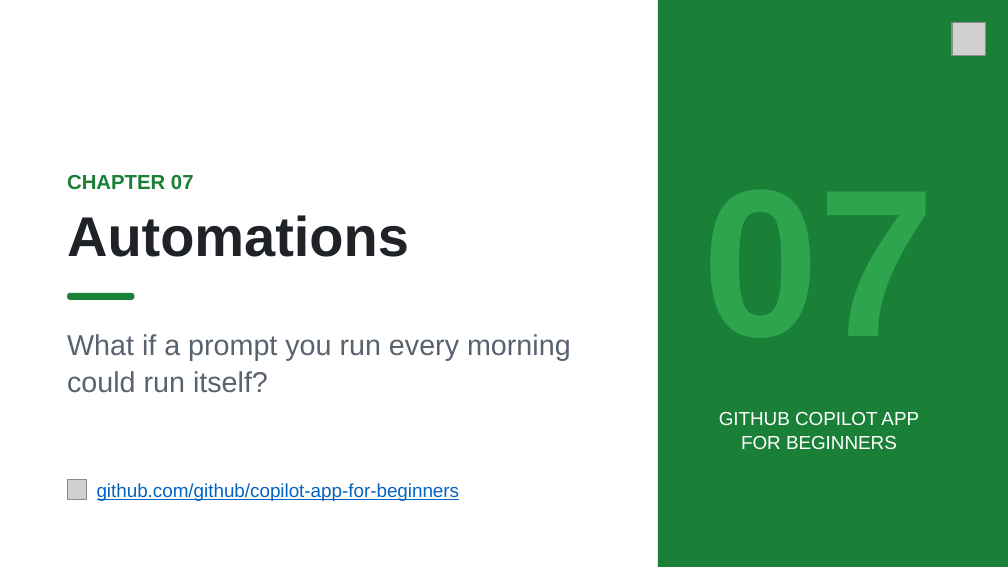
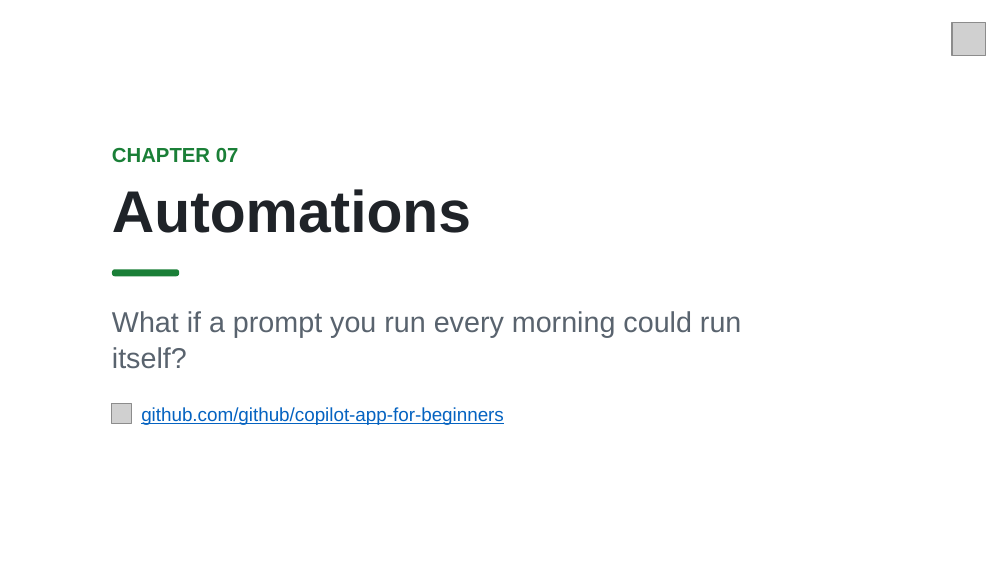
Before and after one commit to github/copilot-app-for-beginners, a slide deck: slide 1 of slides/07-automations.pptx. Drawn at 1008x567 pixels with LibreOffice and Linux fonts; fonts in the diff are those of the drawing; grey boxes stand for pictures; background and template pictures are left out. Boxes give left, top, right and bottom in pixels: in the first picture for what was removed or moved away, otherwise in the second. Text is boxed around its words. In the diff, an @@ line names an element or a change of style, - is before the commit and + after.

```diff
--- a/slides/07-automations.pptx
+++ b/slides/07-automations.pptx
@@ rectangle removed at [658, 0, 1008, 566] @@
@@ text "CHAPTER 07": place and size @@
-text "CHAPTER 07" at [67, 175, 194, 190]
+text "CHAPTER 07" at [112, 148, 239, 163]
@@ text "Automations": place and size @@
-text "Automations" at [67, 215, 409, 257]
+text "Automations" at [112, 189, 471, 233]
@@ text "Automations" at [112, 189, 471, 233]: size 40 to 42 pt; line spacing 46pt to 48pt @@
@@ rounded rectangle: place and size @@
-rounded rectangle at [68, 293, 135, 300]
+rounded rectangle at [112, 269, 179, 276]
@@ text "What if a prompt you ..." rewrapped from [67, 334, 571, 393] to [112, 311, 741, 369] @@
@@ picture: place and size @@
-picture at [68, 480, 87, 499]
+picture at [112, 403, 131, 422]
@@ text "github.com/github/copilot-app-for-beginners": place and size @@
-text "github.com/github/copilot-app-for-beginners" at [97, 483, 460, 501]
+text "github.com/github/copilot-app-for-beginners" at [141, 407, 504, 425]
@@ text removed at [719, 412, 919, 449] @@
-GITHUB COPILOT APP
-FOR BEGINNERS
```
Also in this commit, not shown: 15 other slides changed, 7 other files.
